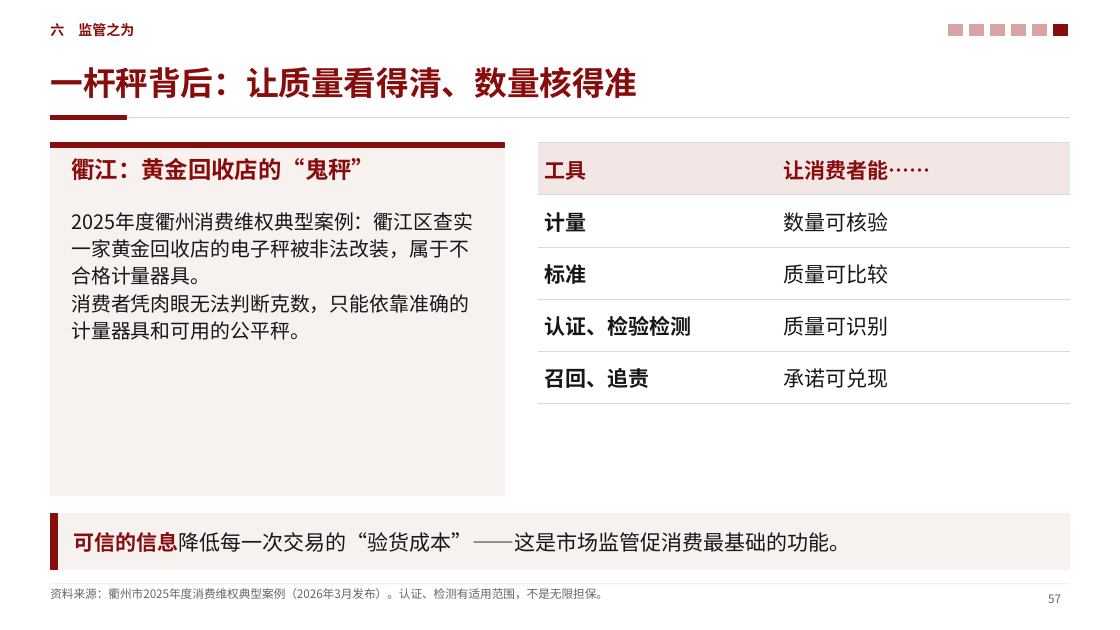
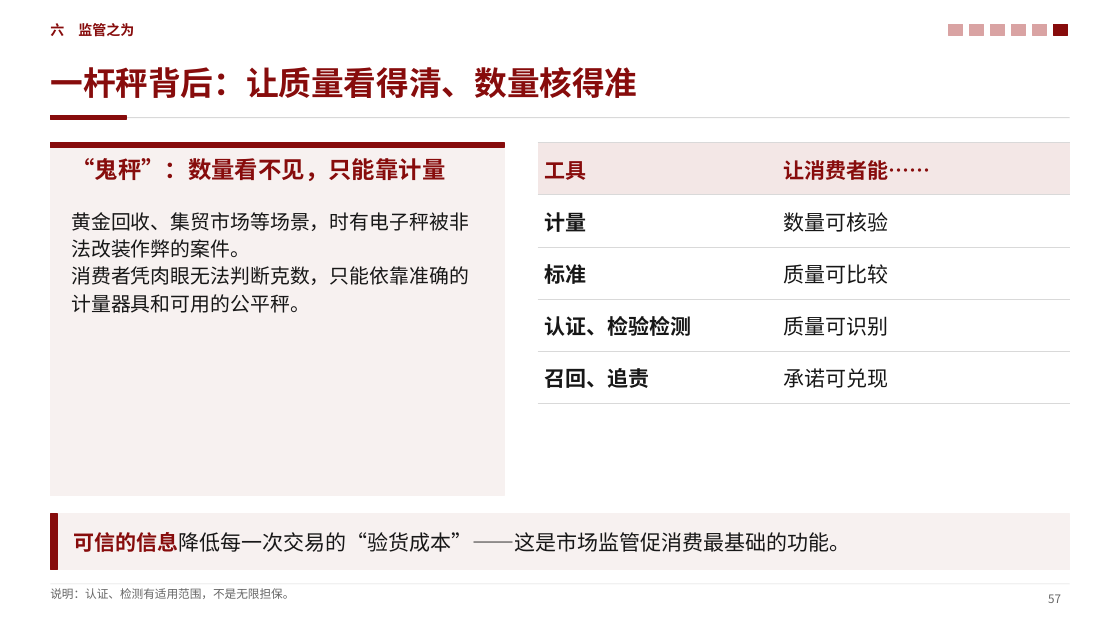
Before and after one commit to zerongwong/zerongwong.github.io, a slide deck: slide 57 of talks/2026-10-consumption-regulation/消费提振视角下的中国宏观经济形势分析_第三稿.pptx. Drawn at 1120x630 pixels with LibreOffice and Linux fonts; fonts in the diff are those of the drawing. Boxes give left, top, right and bottom in pixels: in the first picture for what was removed or moved away, otherwise in the second. Text is boxed around its words. In the diff, an @@ line names an element or a change of style, - is before the commit and + after.

```diff
--- a/talks/2026-10-consumption-regulation/消费提振视角下的中国宏观经济形势分析_第三稿.pptx
+++ b/talks/2026-10-consumption-regulation/消费提振视角下的中国宏观经济形势分析_第三稿.pptx
@@ text at [71,158,445,181]: text changed @@
-衢江：黄金回收店的“鬼秤”
+“鬼秤”：数量看不见，只能靠计量
@@ text at [71,212,469,313]: text changed @@
-2025年度衢州消费维权典型案例：衢江区查实一家黄金回收店的电子秤被非法改装，属于不合格计量器具。
-消费者凭肉眼无法判断克数，只能依靠准确的计量器具和可用的公平秤。
+黄金回收、集贸市场等场景，时有电子秤被非法改装作弊的案件。
+消费者凭肉眼无法判断克数，只能依靠准确的计量器具和可用的公平秤。
@@ text at [50,588,294,599]: text changed @@
-资料来源：衢州市2025年度消费维权典型案例（2026年3月发布）。认证、检测有适用范围，不是无限担保。
+说明：认证、检测有适用范围，不是无限担保。
```
Also in this commit, not shown: 13 other slides changed, 9 other files.
